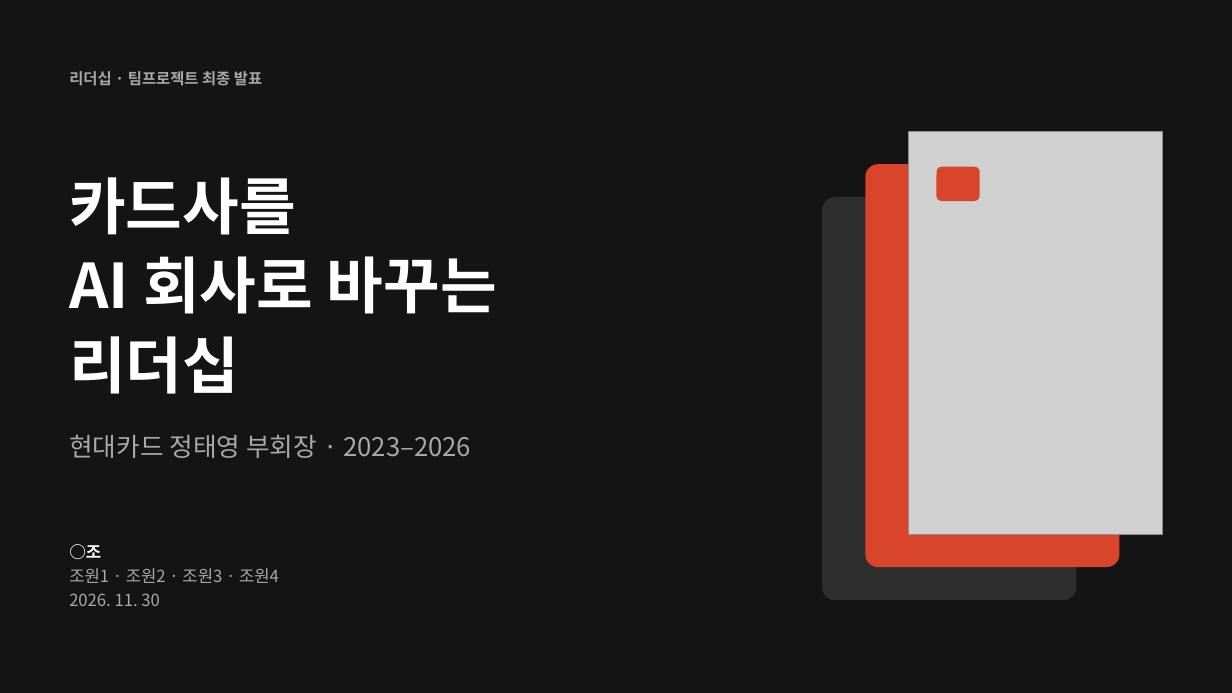
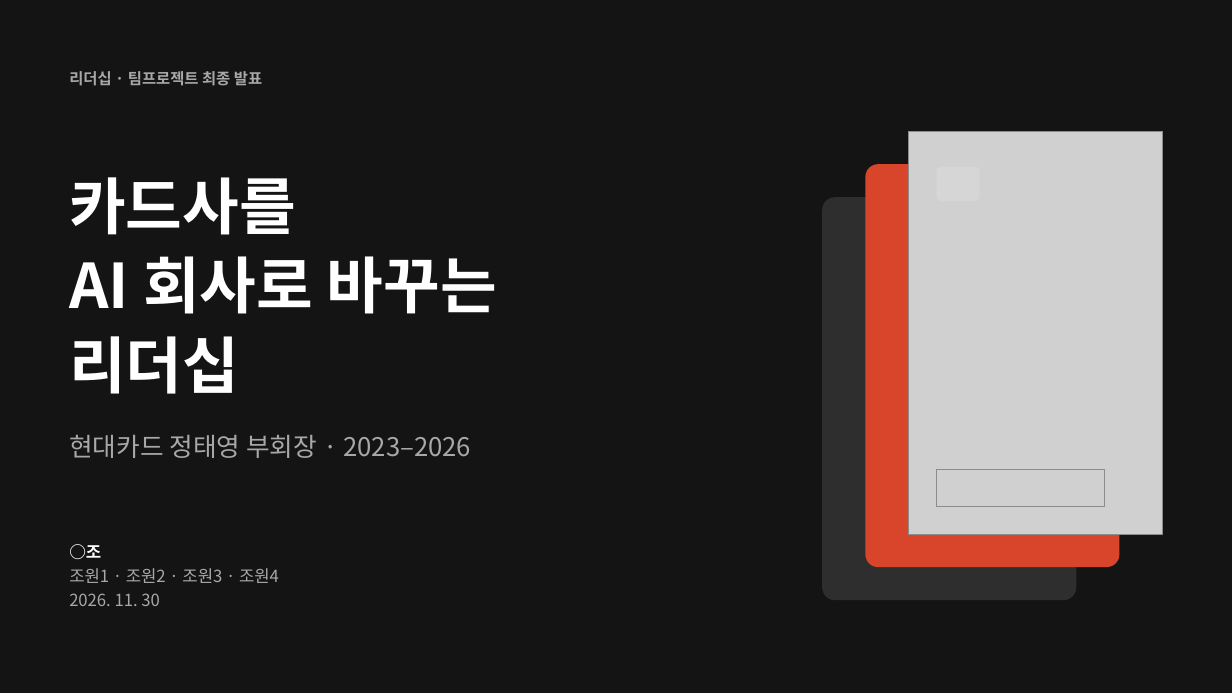
Before and after one commit to NATHAN18-ABLE/for-nathan, a slide deck: slide 1 of leadership-ppt/leadership-final.pptx. Drawn at 1232x693 pixels with LibreOffice and Linux fonts; fonts in the diff are those of the drawing; grey boxes stand for pictures. Boxes give left, top, right and bottom in pixels: in the first picture for what was removed or moved away, otherwise in the second. Text is boxed around its words. In the diff, an @@ line names an element or a change of style, - is before the commit and + after.

```diff
--- a/leadership-ppt/leadership-final.pptx
+++ b/leadership-ppt/leadership-final.pptx
@@ rounded rectangle at box(937, 166, 981, 201): fill #D8452B to #D6D6D6 @@
@@ picture added at box(937, 470, 1104, 506) @@
```
Also in this commit, not shown: 5 other slides changed, 4 other files.
